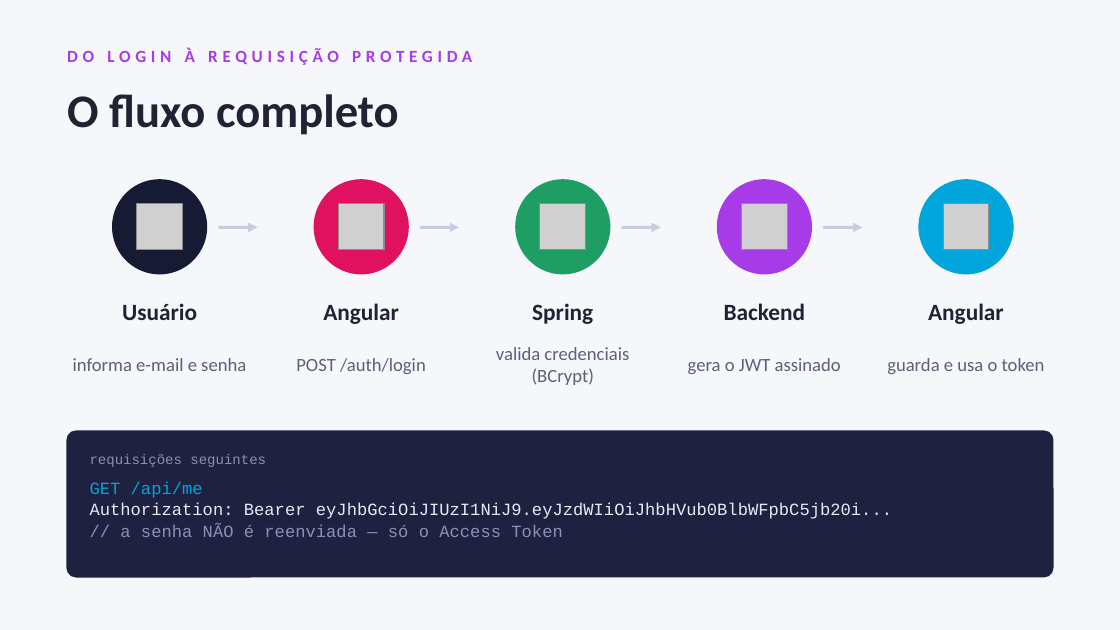
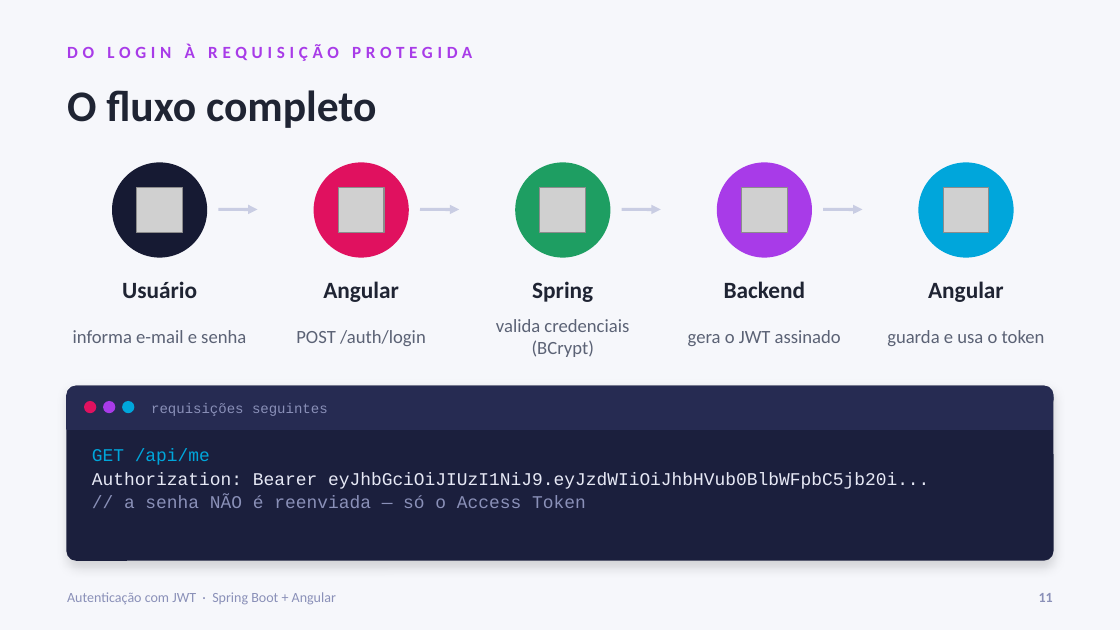
Before and after one commit to YloBittencourt/projeto-autenticacao, a slide deck: slide 11 of docs/apresentacao-jwt.pptx (slide 8 before the commit). Drawn at 1120x630 pixels with LibreOffice and Linux fonts; fonts in the diff are those of the drawing; grey boxes stand for pictures. Boxes give left, top, right and bottom in pixels: in the first picture for what was removed or moved away, otherwise in the second. Text is boxed around its words. In the diff, an @@ line names an element or a change of style, - is before the commit and + after.

```diff
--- a/docs/apresentacao-jwt.pptx
+++ b/docs/apresentacao-jwt.pptx
@@ text "DO LOGIN À REQUISIÇÃO PROTEGIDA": place and size @@
-text "DO LOGIN À REQUISIÇÃO PROTEGIDA" at bbox=[67, 49, 472, 65]
+text "DO LOGIN À REQUISIÇÃO PROTEGIDA" at bbox=[67, 44, 472, 61]
@@ text "O fluxo completo" at bbox=[67, 90, 376, 128]: size 30 to 28 pt @@
@@ 5 pictures, 5 ellipses: place and size @@
-5 pictures, 5 ellipses at bbox=[112, 179, 1014, 274]
+5 pictures, 5 ellipses at bbox=[112, 162, 1014, 258]
@@ 5 texts, 4 arrows: place and size @@
-5 texts, 4 arrows at bbox=[122, 227, 1004, 324]
+5 texts, 4 arrows at bbox=[122, 209, 1004, 302]
@@ text "informa e-mail e senha": place and size @@
-text "informa e-mail e senha" at bbox=[73, 358, 246, 371]
+text "informa e-mail e senha" at bbox=[73, 330, 246, 343]
@@ text "POST /auth/login": place and size @@
-text "POST /auth/login" at bbox=[296, 358, 426, 374]
+text "POST /auth/login" at bbox=[296, 330, 426, 346]
@@ text "valida credenciais (BCrypt)": place and size @@
-text "valida credenciais (BCrypt)" at bbox=[496, 347, 629, 385]
+text "valida credenciais (BCrypt)" at bbox=[496, 319, 629, 357]
@@ text "gera o JWT assinado": place and size @@
-text "gera o JWT assinado" at bbox=[688, 358, 841, 374]
+text "gera o JWT assinado" at bbox=[688, 330, 841, 346]
@@ text "guarda e usa o token": place and size @@
-text "guarda e usa o token" at bbox=[887, 358, 1045, 374]
+text "guarda e usa o token" at bbox=[887, 330, 1045, 346]
@@ rounded rectangle: place and size @@
-rounded rectangle at bbox=[67, 431, 1053, 577]
+rounded rectangle at bbox=[67, 386, 1053, 560]
@@ rounded rectangle at bbox=[67, 386, 1053, 560]: fill #1E2240 to #1B1F3D; outline #1E2240 1 pt to #1B1F3D 1 pt; shadow on; proportions changed @@
@@ rounded rectangle added at bbox=[67, 386, 1053, 409], fill #262B52, outline #262B52 1 pt @@
@@ rectangle added at bbox=[67, 395, 1053, 429], fill #262B52, outline #262B52 1 pt @@
@@ ellipse added at bbox=[84, 401, 96, 413], fill #E0115F @@
@@ ellipse added at bbox=[103, 401, 115, 413], fill #A83BE8 @@
@@ ellipse added at bbox=[122, 401, 134, 413], fill #00A6DB @@
@@ text "requisições seguintes": place and size @@
-text "requisições seguintes" at bbox=[90, 454, 266, 467]
+text "requisições seguintes" at bbox=[151, 403, 328, 416]
@@ text "GET /api/me": place and size @@
-text "GET /api/me" at bbox=[90, 481, 892, 537]
+text "GET /api/me" at bbox=[92, 449, 929, 508]
@@ text "GET /api/me" at bbox=[92, 449, 929, 508]: size 11 to 11.5 pt; line spacing 1.05 to 1.08 @@
@@ text added at bbox=[67, 592, 336, 604], 9 pt, text #8A90B8 @@
+Autenticação com JWT · Spring Boot + Angular
@@ text added at bbox=[1039, 593, 1053, 602], 9 pt, text #8A90B8, bold @@
+11
```
Also in this commit, not shown: 17 other slides changed, 11 slides added, 1 slide removed.
